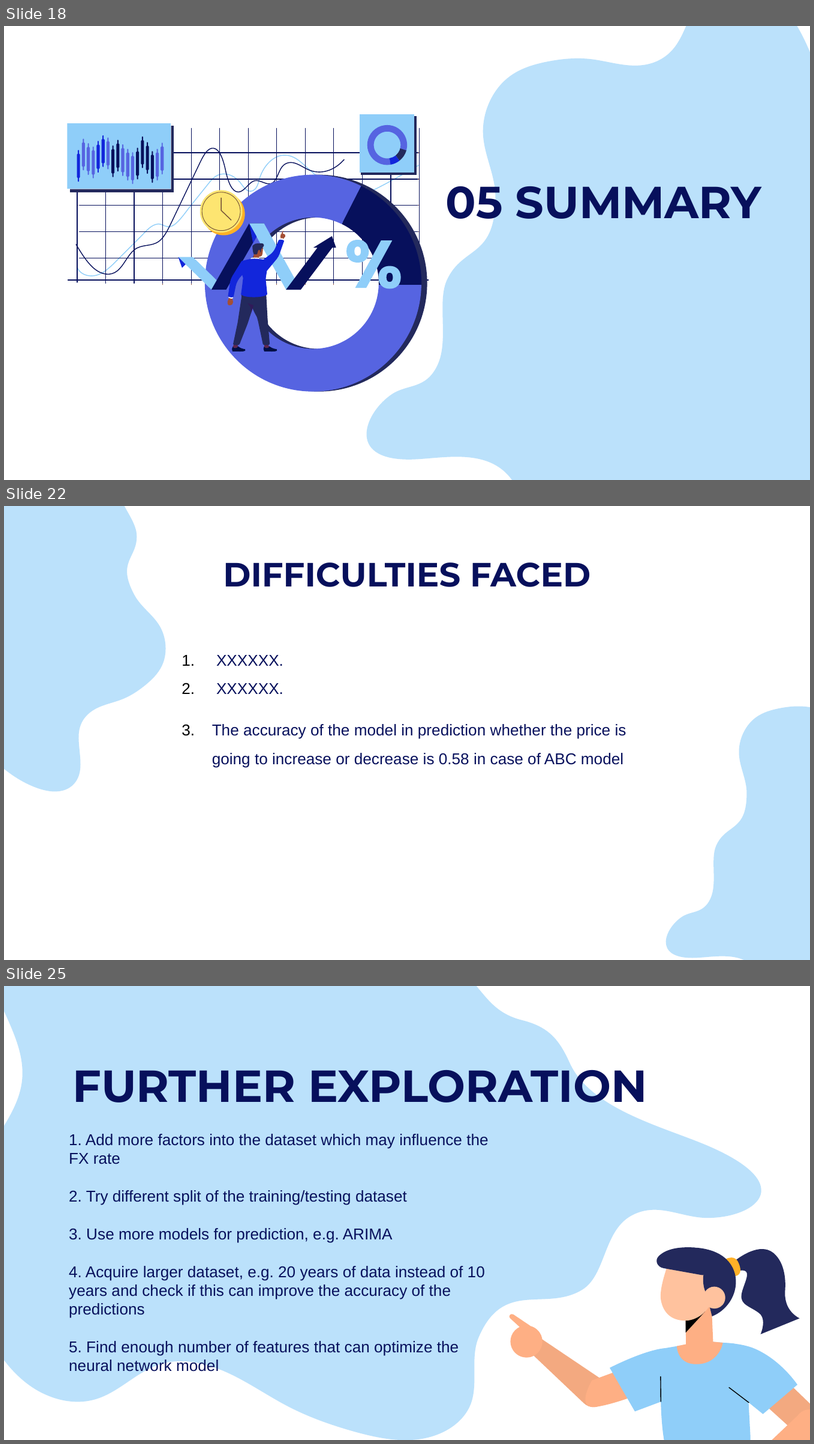
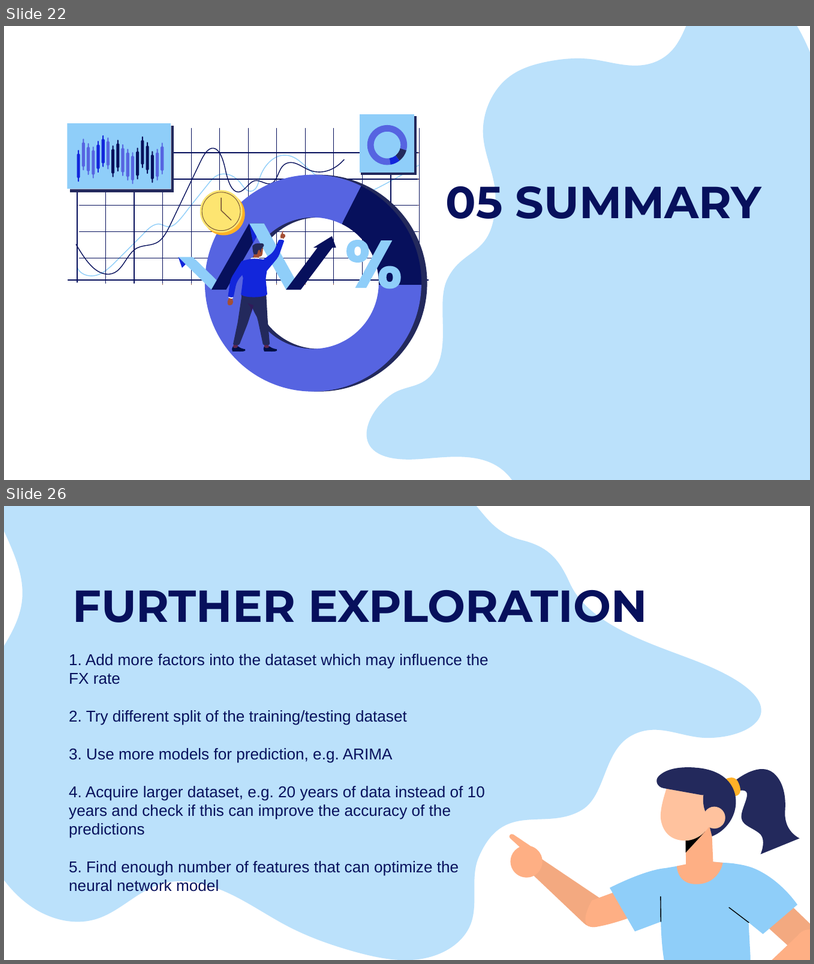
Before and after one commit to muhasenulhaque/Project-2-Machine-Learning-and-Algo-Trading, a slide deck: Presentation/FX_Master_Project_Presentation.pptx. Shown one above the other, each under a label of ours: slides 18, 22 and 25 before the commit, slides 22 and 26 after it; the slides between them are not shown. The pictures are 814x1444 and 814x964 pixels, drawn with LibreOffice and Linux fonts; fonts in the diff are those of the drawing. Boxes give left, top, right and bottom in pixels: in the first picture for what was removed or moved away, otherwise in the second. Text is boxed around its words. In the diff, an @@ line names an element or a change of style, - is before the commit and + after.

```diff
--- a/Presentation/FX_Master_Project_Presentation.pptx
+++ b/Presentation/FX_Master_Project_Presentation.pptx
@@ slide 22 removed at (4, 506, 810, 960), background #FFFFFF @@
@@ freeform shape removed at (4, 506, 282, 833) @@
@@ title removed at (223, 562, 591, 587) @@
-DIFFICULTIES FACED
@@ text removed at (212, 655, 627, 767) @@
-1. XXXXXX.
-2. XXXXXX.
-3. The accuracy of the model in prediction whether the price is going to increase or decrease is 0.58 in case of ABC model
@@ freeform shape removed at (653, 654, 810, 960) @@
@@ what was slide 18 is now slide 22 @@
@@ what was slide 25 is now slide 26 @@
```
Also in this commit, not shown: 9 slides changed, 5 slides added, 3 other slides removed, 13 other files.
